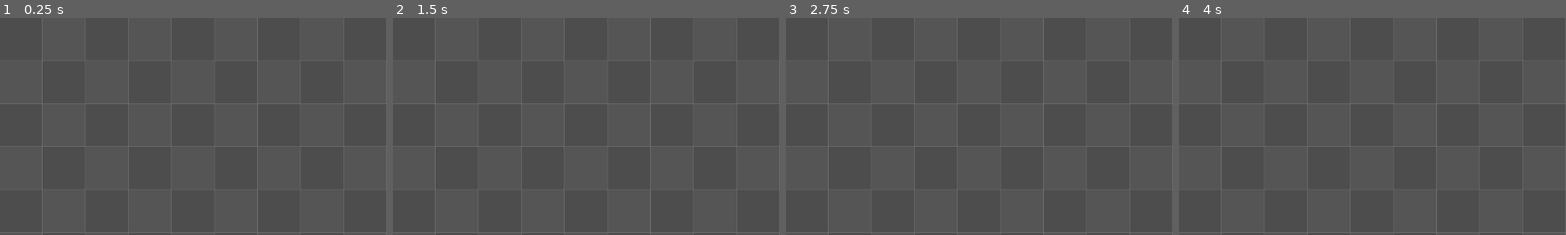
Above: before the commit, frames 1-4 (left to right).
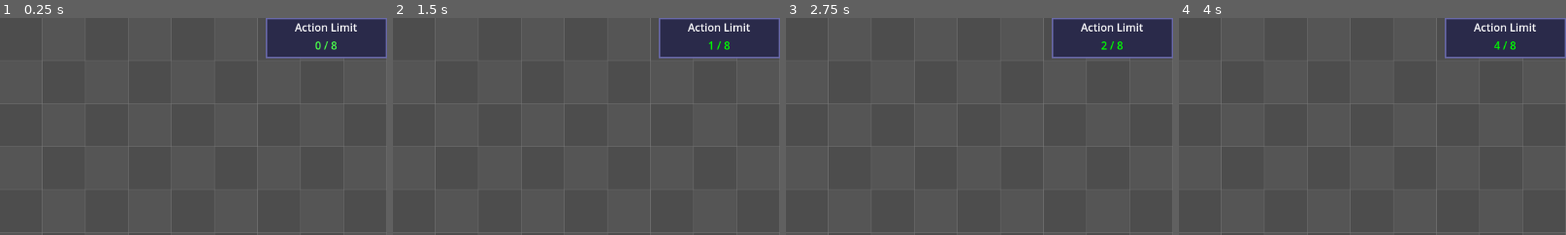
Above: after the commit, the same moments.

Repository: ca-jtsb/machine-learning
Game: Godot game, scene res://scenes/main.tscn
Two runs of this game, one before a commit and one after it. Both use one fixed random seed, a clock stepped at 60 frames per second and the inputs below.
Inputs:
- Up to frame 1 (0.25 s): no input
- Up to frame 2 (1.5 s): click "▶ RUN PROGRAM" at 0.5 s; click "Move Up ↑" at 1.25 s
- Up to frame 3 (2.75 s): click "Move Down ↓" at 2 s
- Up to frame 4 (4 s): click "Move Left ←" at 2.75 s; click "Move Right →" at 3.5 s
The pictures show only the part of the screen within x 50-100%, y 0-50%; the shares and areas given below are measured in that part.

The runs differ from the first frame. In frame 1, 5.7% of the frame differs, in the area x 68-100%, y 0-19%; in frame 2, 5.7%; in frame 3, 5.7%; in frame 4, 5.7%.

Commit message:
Added action count constraint to limit number of player actions

Diff:
--- a/scenes/main.tscn
+++ b/scenes/main.tscn
@@ -1,8 +1,8 @@
-[gd_scene load_steps=8 format=4 uid="uid://d0fsid0bhbstv"]
+[gd_scene load_steps=9 format=4 uid="uid://d0fsid0bhbstv"]
 
 [ext_resource type="PackedScene" uid="uid://dkxh5kasp4od8" path="res://scenes/robot.tscn" id="1_0wfyh"]
 [ext_resource type="Texture2D" uid="uid://bt5yq4y5f5rh4" path="res://assets/tiles/temp tile map.png" id="1_o5qli"]
-[ext_resource type="Script" uid="uid://1jfagc3gnff7" path="res://scenes/main.gd" id="1_sugp2"]
+[ext_resource type="Script" uid="uid://1jfagc3gnff7" path="res://scripts/main.gd" id="1_sugp2"]
 [ext_resource type="Script" uid="uid://co46v7e045yav" path="res://scripts/grid_drawer.gd" id="4_jyhfs"]
 
 [sub_resource type="StyleBoxFlat" id="StyleBoxFlat_0wfyh"]
@@ -11,6 +11,14 @@
 border_width_top = 2
 border_width_right = 2
 border_width_bottom = 2
+
+[sub_resource type="StyleBoxFlat" id="StyleBoxFlat_jyhfs"]
+bg_color = Color(0.16470589, 0.16470589, 0.2901961, 1)
+border_width_left = 2
+border_width_top = 2
+border_width_right = 2
+border_width_bottom = 2
+border_color = Color(0.41568628, 0.41568628, 0.6666667, 1)
 
 [sub_resource type="TileSetAtlasSource" id="TileSetAtlasSource_0wfyh"]
 texture = ExtResource("1_o5qli")
@@ -77,6 +85,29 @@
 grow_vertical = 0
 text = "▶ RUN PROGRAM"
 
+[node name="ActionCounterPanel" type="PanelContainer" parent="UI"]
+anchors_preset = 1
+anchor_left = 1.0
+anchor_right = 1.0
+offset_left = -180.0
+offset_bottom = 60.0
+grow_horizontal = 0
+theme_override_styles/panel = SubResource("StyleBoxFlat_jyhfs")
+
+[node name="VBoxContainer" type="VBoxContainer" parent="UI/ActionCounterPanel"]
+layout_mode = 2
+
+[node name="TitleLabel" type="Label" parent="UI/ActionCounterPanel/VBoxContainer"]
+layout_mode = 2
+text = "Action Limit"
+horizontal_alignment = 1
+
+[node name="CountLabel" type="Label" parent="UI/ActionCounterPanel/VBoxContainer"]
+layout_mode = 2
+theme_override_colors/font_color = Color(0.2901961, 1, 0.2901961, 1)
+text = "0 / 8"
+horizontal_alignment = 1
+
 [node name="GameWorld" type="Node2D" parent="."]
 
 [node name="Robot" parent="GameWorld" instance=ExtResource("1_0wfyh")]
--- /dev/null
+++ b/scripts/main.gd
@@ -0,0 +1,133 @@
+extends Node2D
+
+@onready var robot: Robot = $GameWorld/Robot
+@onready var workspace: HBoxContainer = $UI/WorkspacePanel/Workspace
+@onready var run_button: Button = $UI/RunButton
+@onready var count_label: Label = $UI/ActionCounterPanel/VBoxContainer/CountLabel
+
+const MAX_ACTIONS = 8
+
+# Command palette buttons
+@onready var btn_up: Button = $UI/CommandPalette/UpButton
+@onready var btn_down: Button = $UI/CommandPalette/DownButton
+@onready var btn_left: Button = $UI/CommandPalette/LeftButton
+@onready var btn_right: Button = $UI/CommandPalette/RightButton
+
+var command_blocks: Array[CommandBlock] = []
+var is_executing: bool = false
+var current_command_index: int = 0
+
+func _ready() -> void:
+	print("Main scene ready!")
+
+	# Connect palette buttons
+	btn_up.pressed.connect(func(): _add_command(CommandBlock.CommandType.MOVE_UP))
+	btn_down.pressed.connect(func(): _add_command(CommandBlock.CommandType.MOVE_DOWN))
+	btn_left.pressed.connect(func(): _add_command(CommandBlock.CommandType.MOVE_LEFT))
+	btn_right.pressed.connect(func(): _add_command(CommandBlock.CommandType.MOVE_RIGHT))
+
+	# Connect run button
+	run_button.pressed.connect(_on_run_pressed)
+
+	# Connect robot signals
+	robot.action_completed.connect(_on_robot_action_completed)
+
+func _add_command(cmd_type: CommandBlock.CommandType) -> void:
+	print("Adding command: ", CommandBlock.CommandType.keys()[cmd_type])
+
+	# Create new command block
+	var cmd_block = CommandBlock.new(cmd_type)
+	workspace.add_child(cmd_block)
+	command_blocks.append(cmd_block)
+
+	# Allow removing by right-click
+	cmd_block.gui_input.connect(func(event: InputEvent):
+		if event is InputEventMouseButton:
+			if event.button_index == MOUSE_BUTTON_RIGHT and event.pressed:
+				_remove_command(cmd_block)
+	)
+	_update_action_counter()
+
+func _remove_command(cmd_block: CommandBlock) -> void:
+	command_blocks.erase(cmd_block)
+	workspace.remove_child(cmd_block)
+	cmd_block.queue_free()
+	print("Command removed")
+	_update_action_counter()
+
+func _on_run_pressed() -> void:
+	if is_executing:
+		print("Already executing!")
+		return
+
+	if command_blocks.is_empty():
+		print("No commands to execute!")
+		return
+
+	# ADD THIS CHECK:
+	if command_blocks.size() > MAX_ACTIONS:
+		print("Too many actions! Limit is ", MAX_ACTIONS)
+		_show_error_message("Too many actions! Remove some commands.")
+		return
+
+	print("Starting execution...")
+	is_executing = true
+	current_command_index = 0
+	run_button.disabled = true
+	_execute_next_command()
+
+func _execute_next_command() -> void:
+	if current_command_index >= command_blocks.size():
+		_finish_execution()
+		return
+
+	var cmd = command_blocks[current_command_index]
+	print("Executing command ", current_command_index, ": ", cmd.text)
+
+	# Highlight current command
+	_highlight_command(cmd)
+
+	# Execute on robot
+	cmd.execute(robot)
+
+	current_command_index += 1
+
+func _on_robot_action_completed() -> void:
+	if is_executing:
+		# Wait a bit before next command
+		await get_tree().create_timer(0.2).timeout
+		_execute_next_command()
+
+func _finish_execution() -> void:
+	print("Execution complete!")
+	is_executing = false
+	run_button.disabled = false
+	_clear_highlights()
+
+func _highlight_command(cmd: CommandBlock) -> void:
+	_clear_highlights()
+	cmd.modulate = Color.YELLOW
+
+func _clear_highlights() -> void:
+	for cmd in command_blocks:
+		cmd.modulate = Color.WHITE
+
+func _update_action_counter() -> void:
+	var count = command_blocks.size()
+	count_label.text = "%d / %d" % [count, MAX_ACTIONS]
+
+	# Change color based on limit
+	if count > MAX_ACTIONS:
+		count_label.add_theme_color_override("font_color", Color.RED)
+	elif count == MAX_ACTIONS:
+		count_label.add_theme_color_override("font_color", Color.YELLOW)
+	else:
+		count_label.add_theme_color_override("font_color", Color.GREEN)
+
+func _show_error_message(msg: String) -> void:
+	# Flash the counter red
+	count_label.add_theme_color_override("font_color", Color.RED)
+	await get_tree().create_timer(0.3).timeout
+	count_label.add_theme_color_override("font_color", Color.RED)
+	await get_tree().create_timer(0.3).timeout
+	_update_action_counter()
Not shown, added: scripts/main.gd.uid
